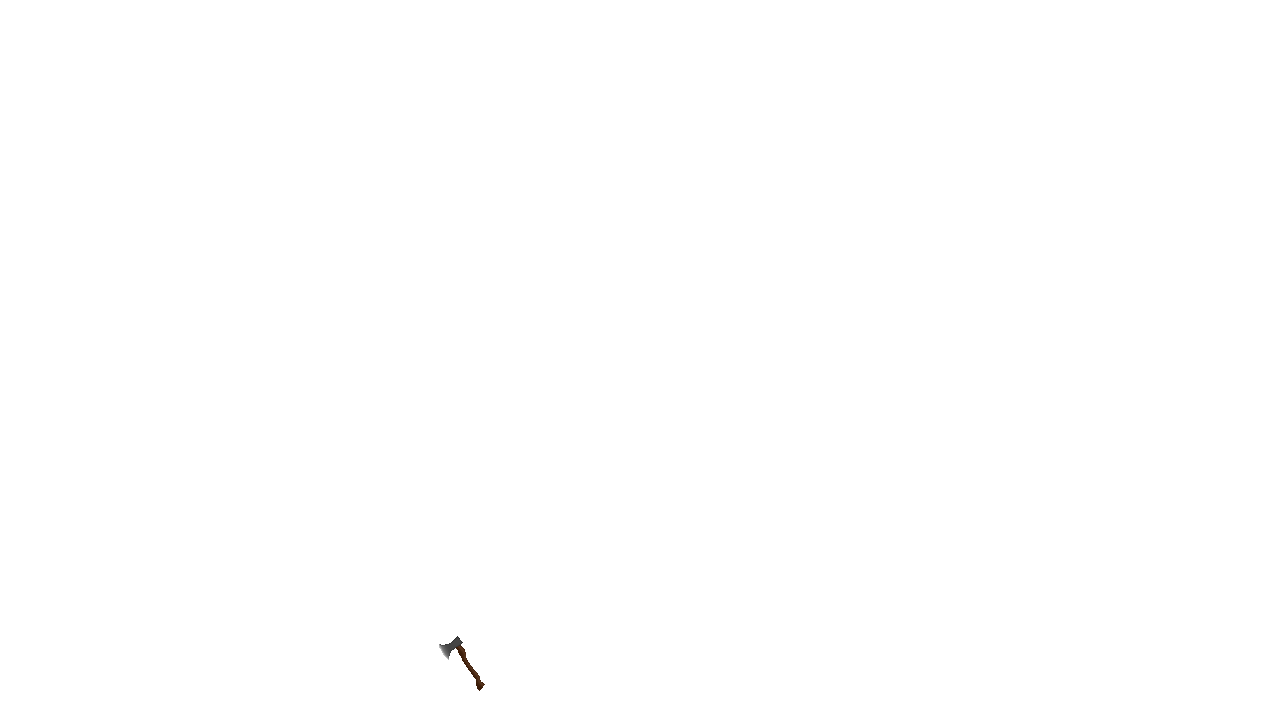
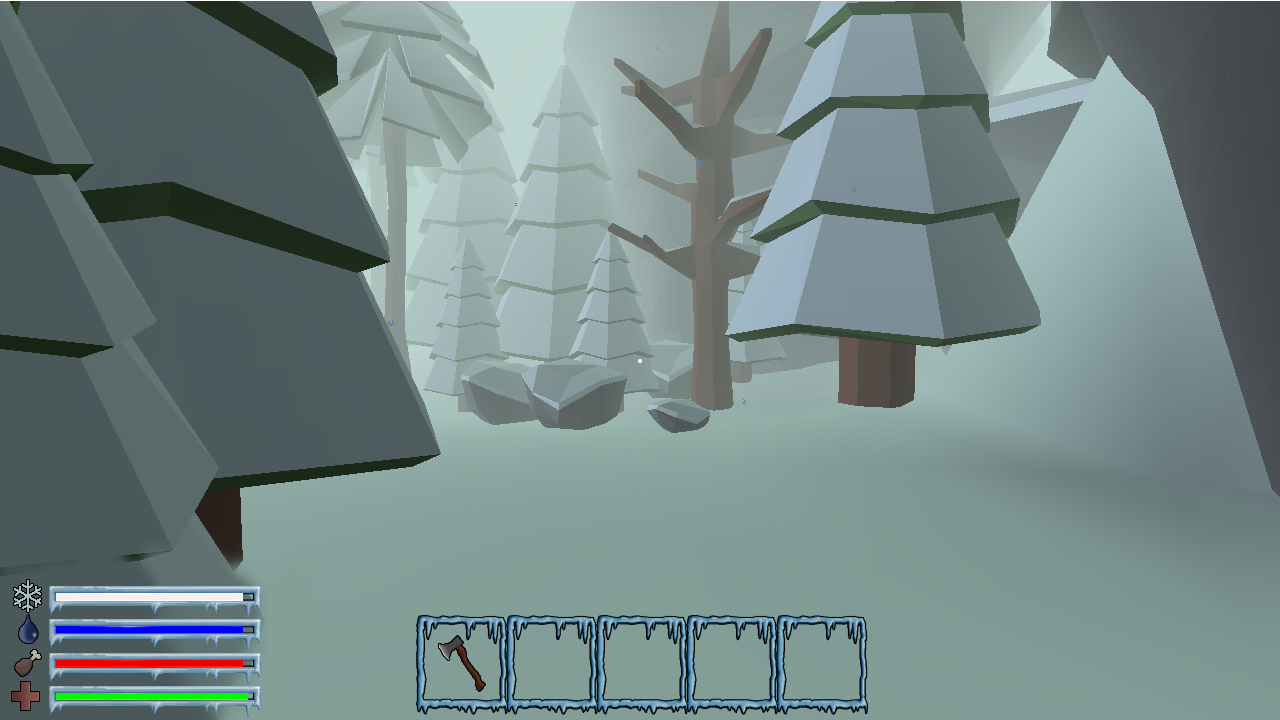
Before/after of a 1280 × 720 layered artwork. What changed in the layer stack:
hid group "SideBar Icons" (5 layers) over [1153, 570, 1265, 711]
added layer "ColdMeter copy 3" above "ColdMeter copy 2" over [48, 686, 261, 717]
added layer "ColdMeter copy 2" above "ColdMeter copy" over [48, 653, 261, 684]
added layer "ColdMeter copy" above "ColdMeter" over [48, 619, 261, 650]
added layer "ColdMeter" above "Group 2" over [48, 586, 261, 617]
added layer "uiTexture3" above "uiTextureFlipped" over [11, 358, 868, 714]
added layer "uiTextureFlipped" above "Inventory Icons copy" over [438, 635, 486, 692]
hid group "Inventory Icons copy" (5 layers) over [439, 636, 842, 691]
added layer "Layer 13" above "Layer 1" over [0, 1, 1280, 720]
